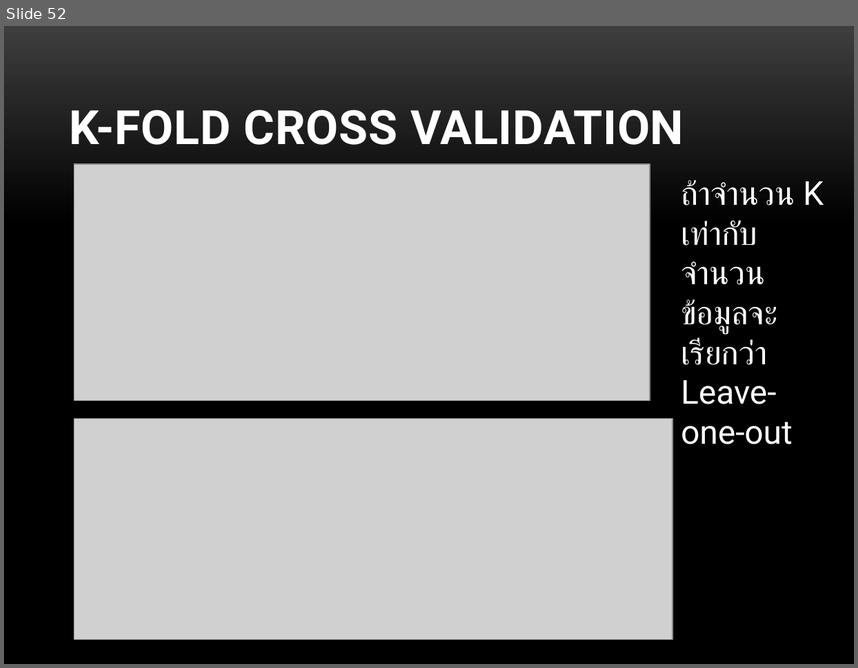
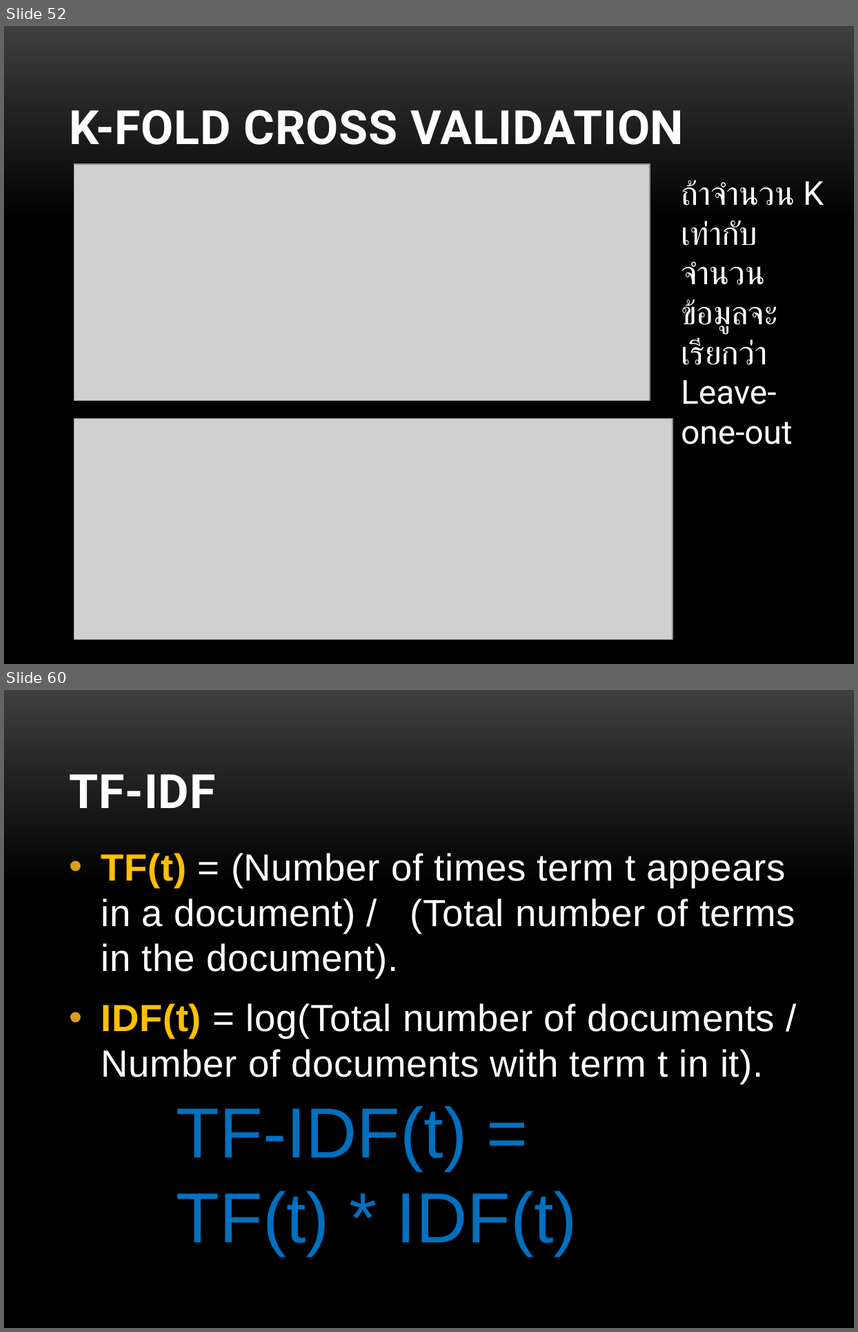
Before and after one commit to bkasinee/CLSM, a slide deck: MY_SM_CLASSIFY.pptx. Shown one above the other, each under a label of ours: slide 52 before the commit, slides 52 and 60 after it; the slides between them are not shown. The pictures are 858x668 and 858x1332 pixels, drawn with LibreOffice and Linux fonts; fonts in the diff are those of the drawing; grey boxes stand for pictures; background and template pictures are left out. Boxes give left, top, right and bottom in pixels: in the first picture for what was removed or moved away, otherwise in the second. Text is boxed around its words. In the diff, an @@ line names an element or a change of style, - is before the commit and + after.

```diff
--- a/MY_SM_CLASSIFY.pptx
+++ b/MY_SM_CLASSIFY.pptx
@@ slide 60 added at [4,690,854,1328], background picture (left out) @@
@@ title added at [69,774,215,808], 40 pt, text #FFFFFF, bold @@
+TF-IDF
@@ text added at [101,853,795,1083], 32 pt, text #FFFFFF @@
+• TF(t) = (Number of times term t appears in a document) / (Total number of terms in the document).
+• IDF(t) = log(Total number of documents / Number of documents with term t in it).
@@ text added at [176,1105,577,1256], 60 pt, text #0070C0 @@
+TF-IDF(t) = TF(t) * IDF(t)
```
Also in this commit, not shown: 1 slide changed, 13 other slides added, 7 slides removed, 2 other files.
